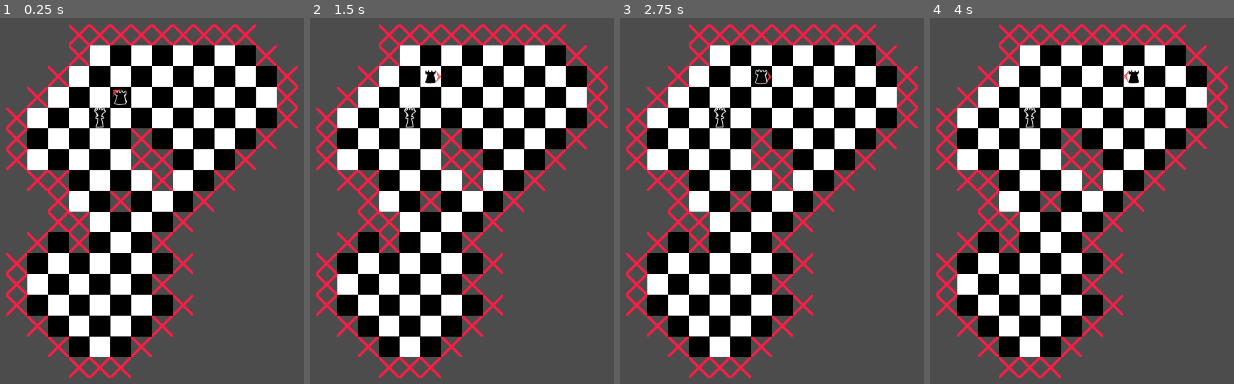
Above: before the commit, frames 1-4 (left to right).
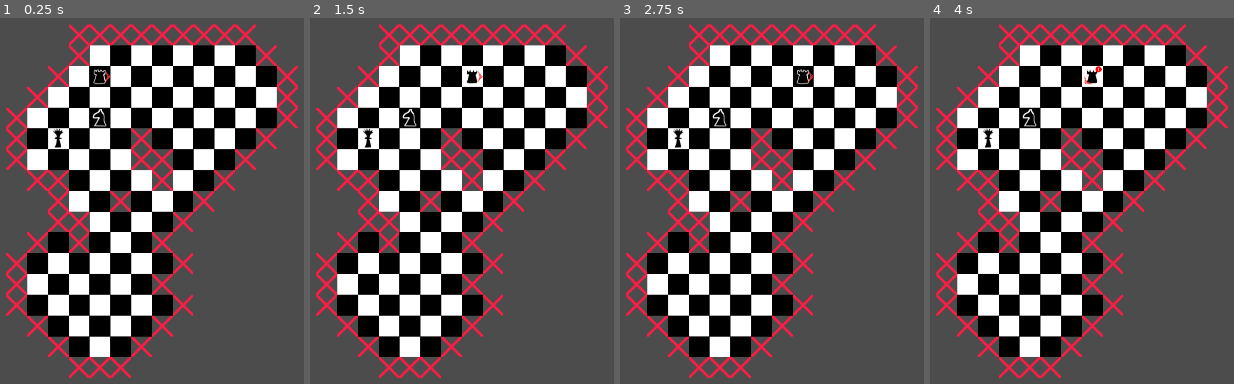
Above: after the commit, the same moments.

Repository: LeBoku/stealth-chess
Game: Godot game, scene res://app/Board.tscn
Two runs of this game, one before a commit and one after it. Both use one fixed random seed, a clock stepped at 60 frames per second and the inputs below.
Inputs (mouse positions are in pixels of both pictures, inside the frame that each line leads up to):
- Up to frame 1 (0.25 s): no input
- Up to frame 2 (1.5 s): tap Enter at 0.5 s; move the mouse to (outside the picture) at 0.52 s; tap Space (next_turn) at 0.6, 1.25, 1.35 s; click (outside the picture) at 0.67 s; move the mouse to (319, 230) at 1.27 s; click (319, 230) at 1.42 s
- Up to frame 3 (2.75 s): tap Enter at 2 s; move the mouse to (869, 109) at 2.02 s; tap Space (next_turn) at 2.1 s; click (869, 109) at 2.17 s
- Up to frame 4 (4 s): tap Space (next_turn) at 2.75, 2.85, 3.6 s; move the mouse to (1057, 296) at 2.77 s; click (1057, 296) at 2.92 s; tap Enter at 3.5 s; move the mouse to (outside the picture) at 3.52 s; click (outside the picture) at 3.67 s

The runs differ from the first frame. In frame 1, 0.5% of the frame differs, in the area x 17-42%, y 13-36%; in frame 2, 0.5%; in frame 3, 0.5%; in frame 4, 0.6%, in the area x 17-69%, y 13-36%.

Commit message:
fixed Bug

Diff:
--- a/app/Board.tscn
+++ b/app/Board.tscn
@@ -40,12 +40,19 @@
 [node name="Knight" parent="Board" instance=ExtResource( 6 )]
 editor/display_folded = true
 position = Vector2( 175, 24 )
-type = 5
+type = 2
 
 [node name="PlayerControl" parent="Board/Knight" instance=ExtResource( 7 )]
 
+[node name="Queen" parent="Board" instance=ExtResource( 6 )]
+position = Vector2( 75, 74 )
+type = 5
+
+[node name="PlayerControl" parent="Board/Queen" instance=ExtResource( 7 )]
+
 [node name="E_Rook2" parent="Board" instance=ExtResource( 6 )]
-position = Vector2( 225, -25 )
+editor/display_folded = true
+position = Vector2( 175, -75 )
 type = 1
 
 [node name="E_Rook" parent="Board/E_Rook2" instance=ExtResource( 8 )]
--- a/app/pieces/Piece.gd
+++ b/app/pieces/Piece.gd
@@ -40,7 +40,7 @@
 	emit_signal("on_turn")
 
 func on_click(target):
-	set_selected( not is_selected)
+	set_selected(not is_selected)
 
 func set_selected(state):
 	is_selected = state
@@ -76,6 +76,10 @@
 
 func get_eaten():
 	emit_signal("on_eaten")
+
+	if is_selected:
+		manager.set_selected_figure(null)
+
 	queue_free()
 
 func get_possible_moves():
